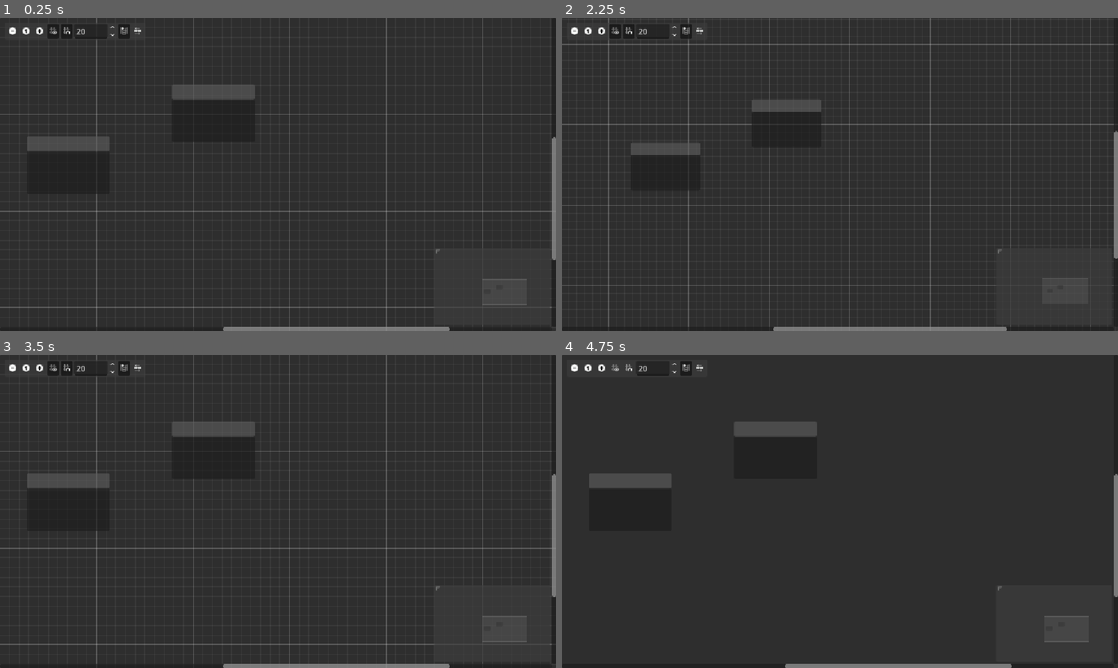
Above: before the commit, frames 1-4 (two rows, left to right).
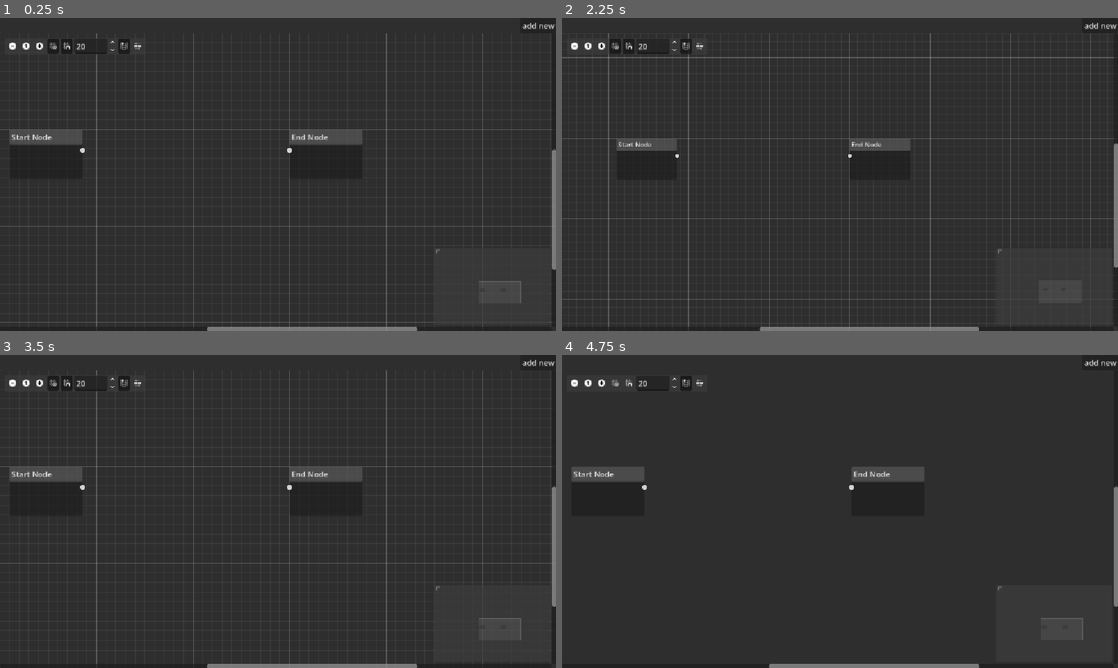
Above: after the commit, the same moments.

Repository: master172/NewDialogueSystem
Game: Godot game, scene res://src/editor/dialog_editor.tscn
Two runs of this game, one before a commit and one after it. Both use one fixed random seed, a clock stepped at 60 frames per second and the inputs below. The project has no main scene, so this scene is started directly.
Inputs (mouse positions are in pixels of both pictures, inside the frame that each line leads up to; where the layout moved, square brackets give the same spot in the first picture):
- Up to frame 1 (0.25 s): no input
- Up to frame 2 (2.25 s): click (1101, 24) at 0.5 s, where only the run after the commit has a clickable "add new"; click (1101, 24) at 1.25 s, where only the run after the commit has a clickable "add new"; click (573, 46) [573, 30] at 2 s
- Up to frame 3 (3.5 s): click (38, 383) [38, 367] at 2.75 s
- Up to frame 4 (4.75 s): click (617, 383) [617, 367] at 3.5 s; click (628, 383) [628, 367] at 4.25 s

The runs differ from the first frame. In frame 1, 4.2% of the frame differs, in the area x 0-100%, y 0-100%; in frame 2, 4.1%; in frame 3, 4.0%; in frame 4, 2.7%.

Commit message:
start with the editor

Diff:
--- /dev/null
+++ b/src/editor/DialogueNodes/ConditionNode.tscn
@@ -0,0 +1,48 @@
+[gd_scene format=3 uid="uid://cxwjyej7x5los"]
+
+[node name="ConditionNode" type="GraphNode" unique_id=1109622547]
+offset_right = 194.0
+offset_bottom = 226.0
+resizable = true
+title = "Conditon Node"
+slot/0/left_enabled = true
+slot/0/left_type = 0
+slot/0/left_color = Color(1, 1, 1, 1)
+slot/0/left_icon = null
+slot/0/right_enabled = false
+slot/0/right_type = 0
+slot/0/right_color = Color(1, 1, 1, 1)
+slot/0/right_icon = null
+slot/0/draw_stylebox = true
+slot/1/left_enabled = false
+slot/1/left_type = 0
+slot/1/left_color = Color(1, 1, 1, 1)
+slot/1/left_icon = null
+slot/1/right_enabled = true
+slot/1/right_type = 0
+slot/1/right_color = Color(1, 1, 1, 1)
+slot/1/right_icon = null
+slot/1/draw_stylebox = true
+slot/2/left_enabled = false
+slot/2/left_type = 0
+slot/2/left_color = Color(1, 1, 1, 1)
+slot/2/left_icon = null
+slot/2/right_enabled = true
+slot/2/right_type = 0
+slot/2/right_color = Color(1, 1, 1, 1)
+slot/2/right_icon = null
+slot/2/draw_stylebox = true
+
+[node name="CodeEdit" type="CodeEdit" parent="." unique_id=1418034863]
+layout_mode = 2
+size_flags_vertical = 3
+
+[node name="True" type="Label" parent="." unique_id=1260685317]
+layout_mode = 2
+size_flags_vertical = 6
+text = "True Branch"
+
+[node name="False" type="Label" parent="." unique_id=1779333585]
+layout_mode = 2
+size_flags_vertical = 6
+text = "False Branch"
--- /dev/null
+++ b/src/editor/DialogueNodes/DialogueNode.tscn
@@ -0,0 +1,26 @@
+[gd_scene format=3 uid="uid://cq14booalulep"]
+
+[node name="DialogueNode" type="GraphNode" unique_id=301003130]
+anchors_preset = 15
+anchor_right = 1.0
+anchor_bottom = 1.0
+offset_right = -737.0
+offset_bottom = -445.0
+grow_horizontal = 2
+grow_vertical = 2
+resizable = true
+title = "Dialogue Node"
+slot/0/left_enabled = true
+slot/0/left_type = 0
+slot/0/left_color = Color(1, 1, 1, 1)
+slot/0/left_icon = null
+slot/0/right_enabled = true
+slot/0/right_type = 0
+slot/0/right_color = Color(1, 1, 1, 1)
+slot/0/right_icon = null
+slot/0/draw_stylebox = true
+
+[node name="TextEdit" type="TextEdit" parent="." unique_id=1759367549]
+layout_mode = 2
+size_flags_vertical = 3
+placeholder_text = "enter dialog here"
--- /dev/null
+++ b/src/editor/DialogueNodes/EndNode.tscn
@@ -0,0 +1,18 @@
+[gd_scene format=3 uid="uid://btthkba0qsnuj"]
+
+[node name="EndNode" type="GraphNode" unique_id=177005300]
+offset_right = 151.0
+offset_bottom = 103.0
+title = "End Node"
+slot/0/left_enabled = true
+slot/0/left_type = 0
+slot/0/left_color = Color(1, 1, 1, 1)
+slot/0/left_icon = null
+slot/0/right_enabled = false
+slot/0/right_type = 0
+slot/0/right_color = Color(1, 1, 1, 1)
+slot/0/right_icon = null
+slot/0/draw_stylebox = true
+
+[node name="Retainer" type="Control" parent="." unique_id=30707487]
+layout_mode = 2
--- /dev/null
+++ b/src/editor/DialogueNodes/EventNode.tscn
@@ -0,0 +1,20 @@
+[gd_scene format=3 uid="uid://cs0ej65twiapt"]
+
+[node name="EventNode" type="GraphNode" unique_id=1824925059]
+offset_right = 175.0
+offset_bottom = 99.0
+resizable = true
+title = "Event Node"
+slot/0/left_enabled = true
+slot/0/left_type = 0
+slot/0/left_color = Color(1, 1, 1, 1)
+slot/0/left_icon = null
+slot/0/right_enabled = true
+slot/0/right_type = 0
+slot/0/right_color = Color(1, 1, 1, 1)
+slot/0/right_icon = null
+slot/0/draw_stylebox = true
+
+[node name="LineEdit" type="LineEdit" parent="." unique_id=323924687]
+layout_mode = 2
+placeholder_text = "event name"
--- /dev/null
+++ b/src/editor/DialogueNodes/ExpressionNode.tscn
@@ -0,0 +1,20 @@
+[gd_scene format=3 uid="uid://cjjsvhjsvvjhc"]
+
+[node name="ExpressionNode" type="GraphNode" unique_id=1641957013]
+offset_right = 229.0
+offset_bottom = 120.0
+resizable = true
+title = "Expression Node"
+slot/0/left_enabled = true
+slot/0/left_type = 0
+slot/0/left_color = Color(1, 1, 1, 1)
+slot/0/left_icon = null
+slot/0/right_enabled = true
+slot/0/right_type = 0
+slot/0/right_color = Color(1, 1, 1, 1)
+slot/0/right_icon = null
+slot/0/draw_stylebox = true
+
+[node name="CodeEdit" type="CodeEdit" parent="." unique_id=2100653144]
+layout_mode = 2
+size_flags_vertical = 3
--- /dev/null
+++ b/src/editor/DialogueNodes/OptionNode.tscn
@@ -0,0 +1,28 @@
+[gd_scene format=3 uid="uid://7g35x5c0crih"]
+
+[ext_resource type="Script" uid="uid://cw2q3wi4dvyhk" path="res://src/editor/DialogueNodes/option_node.gd" id="1_a8dv6"]
+[ext_resource type="PackedScene" uid="uid://bxbc6kgrdvrdv" path="res://src/editor/DialogueNodes/components/option.tscn" id="1_n5d4v"]
+
+[node name="OptionNode" type="GraphNode" unique_id=1026606329]
+offset_right = 208.0
+offset_bottom = 86.0
+theme_override_constants/separation = 8
+resizable = true
+title = "Option Node"
+slot/0/left_enabled = true
+slot/0/left_type = 0
+slot/0/left_color = Color(1, 1, 1, 1)
+slot/0/left_icon = null
+slot/0/right_enabled = false
+slot/0/right_type = 0
+slot/0/right_color = Color(1, 1, 1, 1)
+slot/0/right_icon = null
+slot/0/draw_stylebox = true
+script = ExtResource("1_a8dv6")
+option = ExtResource("1_n5d4v")
+
+[node name="AddOptionButton" type="Button" parent="." unique_id=1477141734]
+layout_mode = 2
+text = "add option"
+
+[connection signal="pressed" from="AddOptionButton" to="." method="_on_add_option_button_pressed"]
--- /dev/null
+++ b/src/editor/DialogueNodes/StartNode.tscn
@@ -0,0 +1,18 @@
+[gd_scene format=3 uid="uid://chacng78o8ij8"]
+
+[node name="StartNode" type="GraphNode" unique_id=177005300]
+offset_right = 151.0
+offset_bottom = 103.0
+title = "Start Node"
+slot/0/left_enabled = false
+slot/0/left_type = 0
+slot/0/left_color = Color(1, 1, 1, 1)
+slot/0/left_icon = null
+slot/0/right_enabled = true
+slot/0/right_type = 0
+slot/0/right_color = Color(1, 1, 1, 1)
+slot/0/right_icon = null
+slot/0/draw_stylebox = true
+
+[node name="Retainer" type="Control" parent="." unique_id=30707487]
+layout_mode = 2
--- /dev/null
+++ b/src/editor/DialogueNodes/components/option.tscn
@@ -0,0 +1,40 @@
+[gd_scene format=3 uid="uid://bxbc6kgrdvrdv"]
+
+[node name="Option" type="Control" unique_id=1751089126]
+custom_minimum_size = Vector2(0, 168)
+layout_mode = 3
+anchors_preset = 0
+size_flags_vertical = 3
+
+[node name="PanelContainer" type="PanelContainer" parent="." unique_id=2060910133]
+layout_mode = 1
+anchors_preset = 15
+anchor_right = 1.0
+anchor_bottom = 1.0
+grow_horizontal = 2
+grow_vertical = 2
+
+[node name="MarginContainer" type="MarginContainer" parent="PanelContainer" unique_id=1108336279]
+layout_mode = 2
+theme_override_constants/margin_left = 4
+theme_override_constants/margin_top = 4
+theme_override_constants/margin_right = 4
+theme_override_constants/margin_bottom = 4
+
+[node name="InfoContainer" type="VBoxContainer" parent="PanelContainer/MarginContainer" unique_id=86066585]
+layout_mode = 2
+
+[node name="OptionText" type="LineEdit" parent="PanelContainer/MarginContainer/InfoContainer" unique_id=922689367]
+layout_mode = 2
+placeholder_text = "option text"
+
+[node name="VisibleCondition" type="CodeEdit" parent="PanelContainer/MarginContainer/InfoContainer" unique_id=1353914354]
+layout_mode = 2
+size_flags_vertical = 3
+placeholder_text = "visible condtion"
+delimiter_strings = Array[String](["\" \"", "' '"])
+
+[node name="DisabledCondition" type="CodeEdit" parent="PanelContainer/MarginContainer/InfoContainer" unique_id=983766585]
+layout_mode = 2
+size_flags_vertical = 3
+placeholder_text = "disabled condition"
--- /dev/null
+++ b/src/editor/DialogueNodes/option_node.gd
@@ -0,0 +1,16 @@
+extends GraphNode
+
+@export var option: PackedScene
+
+
+func _on_add_option_button_pressed() -> void:
+	add_child(option.instantiate())
+	set_slot(
+		get_child_count()-1,
+		false,
+		0,
+		Color.WHITE,
+		true,
+		0,
+		Color.WHITE,
+		)
--- /dev/null
+++ b/src/editor/dialog_editor.gd
@@ -0,0 +1,9 @@
+extends Control
+
+func _ready() -> void:
+	pass # Replace with function body.
+
+
+# Called every frame. 'delta' is the elapsed time since the previous frame.
+func _process(delta: float) -> void:
+	pass
--- a/src/editor/dialog_editor.tscn
+++ b/src/editor/dialog_editor.tscn
@@ -1,4 +1,15 @@
 [gd_scene format=3 uid="uid://bchbxejgchkp1"]
+
+[ext_resource type="Script" uid="uid://b6kqtfax6docd" path="res://src/editor/dialog_editor.gd" id="1_dh2ni"]
+[ext_resource type="PackedScene" uid="uid://cq14booalulep" path="res://src/editor/DialogueNodes/DialogueNode.tscn" id="2_t3hdj"]
+[ext_resource type="Script" uid="uid://dh8nxp11t0562" path="res://src/editor/tool_bar.gd" id="3_rhdo2"]
+[ext_resource type="PackedScene" uid="uid://btthkba0qsnuj" path="res://src/editor/DialogueNodes/EndNode.tscn" id="4_3k7dn"]
+[ext_resource type="PackedScene" uid="uid://cs0ej65twiapt" path="res://src/editor/DialogueNodes/EventNode.tscn" id="4_kch8h"]
+[ext_resource type="Script" uid="uid://sxfeasxumkhk" path="res://src/editor/graph_edit.gd" id="4_qisyl"]
+[ext_resource type="PackedScene" uid="uid://cjjsvhjsvvjhc" path="res://src/editor/DialogueNodes/ExpressionNode.tscn" id="5_0qkx5"]
+[ext_resource type="PackedScene" uid="uid://chacng78o8ij8" path="res://src/editor/DialogueNodes/StartNode.tscn" id="5_kkov0"]
+[ext_resource type="PackedScene" uid="uid://7g35x5c0crih" path="res://src/editor/DialogueNodes/OptionNode.tscn" id="6_kch8h"]
+[ext_resource type="PackedScene" uid="uid://cxwjyej7x5los" path="res://src/editor/DialogueNodes/ConditionNode.tscn" id="7_gfmdt"]
 
 [node name="DialogEditor" type="Control" unique_id=716810296]
 layout_mode = 3
@@ -7,30 +18,43 @@
 anchor_bottom = 1.0
 grow_horizontal = 2
 grow_vertical = 2
+script = ExtResource("1_dh2ni")
 
-[node name="GraphEdit" type="GraphEdit" parent="." unique_id=197315784]
+[node name="MainContainer" type="VBoxContainer" parent="." unique_id=243236546]
 layout_mode = 1
 anchors_preset = 15
 anchor_right = 1.0
 anchor_bottom = 1.0
 grow_horizontal = 2
 grow_vertical = 2
-scroll_offset = Vector2(-40, -40)
+theme_override_constants/separation = 0
 
-[node name="GraphNode" type="GraphNode" parent="GraphEdit" unique_id=127753948]
-layout_mode = 0
-offset_left = 96.0
-offset_top = 285.0
-offset_right = 267.0
-offset_bottom = 404.0
-mouse_filter = 1
-position_offset = Vector2(56, 245)
+[node name="ToolBarPanel" type="PanelContainer" parent="MainContainer" unique_id=1278189428]
+layout_mode = 2
 
-[node name="GraphNode2" type="GraphNode" parent="GraphEdit" unique_id=1770049467]
-layout_mode = 0
-offset_left = 397.0
-offset_top = 178.0
-offset_right = 568.0
-offset_bottom = 297.0
-mouse_filter = 1
-position_offset = Vector2(357, 138)
+[node name="ToolBar" type="HBoxContainer" parent="MainContainer/ToolBarPanel" unique_id=357441540 node_paths=PackedStringArray("graph_edit", "add_button")]
+layout_mode = 2
+alignment = 2
+script = ExtResource("3_rhdo2")
+dialogue_node = ExtResource("2_t3hdj")
+event_node = ExtResource("4_kch8h")
+expression_node = ExtResource("5_0qkx5")
+option_node = ExtResource("6_kch8h")
+condition_node = ExtResource("7_gfmdt")
+graph_edit = NodePath("../../GraphEdit")
+add_button = NodePath("Button")
+
+[node name="Button" type="MenuButton" parent="MainContainer/ToolBarPanel/ToolBar" unique_id=973294961]
+layout_mode = 2
+text = "add new"
+flat = false
+
+[node name="GraphEdit" type="GraphEdit" parent="MainContainer" unique_id=197315784]
+layout_mode = 2
+size_flags_vertical = 3
+scroll_offset = Vector2(-10, 0)
+script = ExtResource("4_qisyl")
+_end_node = ExtResource("4_3k7dn")
+_start_node = ExtResource("5_kkov0")
+
+[connection signal="connection_request" from="MainContainer/GraphEdit" to="MainContainer/GraphEdit" method="_on_connection_request"]
--- /dev/null
+++ b/src/editor/graph_edit.gd
@@ -0,0 +1,23 @@
+extends GraphEdit
+
+@export var _end_node: PackedScene
+@export var _start_node: PackedScene
+
+
+func _ready() -> void:
+	_prepare()
+
+func _prepare()->void:
+	var start_node:GraphNode = _start_node.instantiate()
+	start_node.position_offset = Vector2(20,200)
+	var end_node:GraphNode = _end_node.instantiate()
+	end_node.position_offset = Vector2(600,200)
+	add_child(start_node)
+	add_child(end_node)
+
+
+func _on_connection_request(from_node: StringName, from_port: int, to_node: StringName, to_port: int) -> void:
+	connect_node(from_node,from_port,to_node,to_port)
+
+func add_new_node(node_type:PackedScene)->void:
+	add_child(node_type.instantiate())
--- /dev/null
+++ b/src/editor/tool_bar.gd
@@ -0,0 +1,51 @@
+extends HBoxContainer
+@export_category("Dialog Nodes")
+@export_group("Dialog Nodes")
+@export var dialogue_node: PackedScene
+@export var event_node: PackedScene
+@export var expression_node: PackedScene
+@export var option_node: PackedScene
+@export var condition_node: PackedScene
+
+
+@export_category("Editor Nodes")
+@export_group("Main")
+@export var graph_edit: GraphEdit
+
+@export_group("Tools")
+@export var add_button: MenuButton
+
+@onready var options_map:Dictionary[int,Dictionary] = {
+	0:{
+		"name":"DialogNode",
+		"node":dialogue_node
+	},
+	1:{
+		"name":"EventNode",
+		"node":event_node
+	},
+	2:{
+		"name":"OptionNode",
+		"node":option_node
+	},
+	3:{
+		"name":"ExpressionNode",
+		"node":expression_node
+	},
+	4:{
+		"name":"ConditionNode",
+		"node":condition_node
+	}
+
+}
+# Called when the node enters the scene tree for the first time.
+func _ready() -> void:
+	add_button.get_popup().id_pressed.connect(_on_id_pressed)
+	_add_menu_options()
+
+func _add_menu_options()->void:
+	for i:Dictionary in options_map.values():
+		add_button.get_popup().add_item(i["name"])
+
+func _on_id_pressed(id:int)->void:
+	graph_edit.add_new_node(options_map[id]["node"])
Not shown, added: src/editor/DialogueNodes/option_node.gd.uid
Not shown, added: src/editor/dialog_editor.gd.uid
Not shown, added: src/editor/graph_edit.gd.uid
Not shown, added: src/editor/tool_bar.gd.uid
